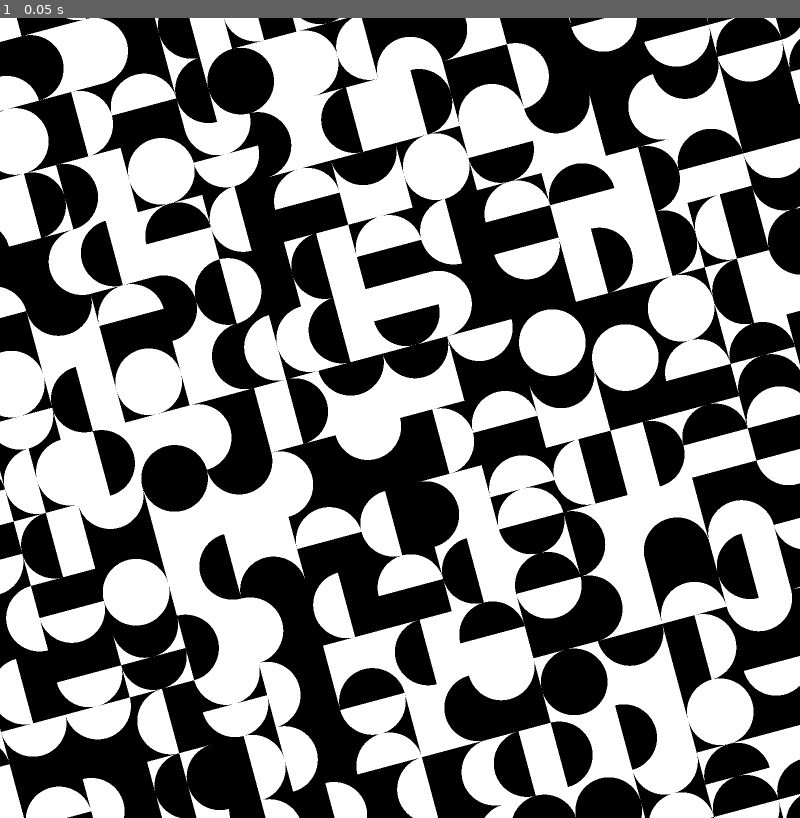
Above: before the commit, frame 1.
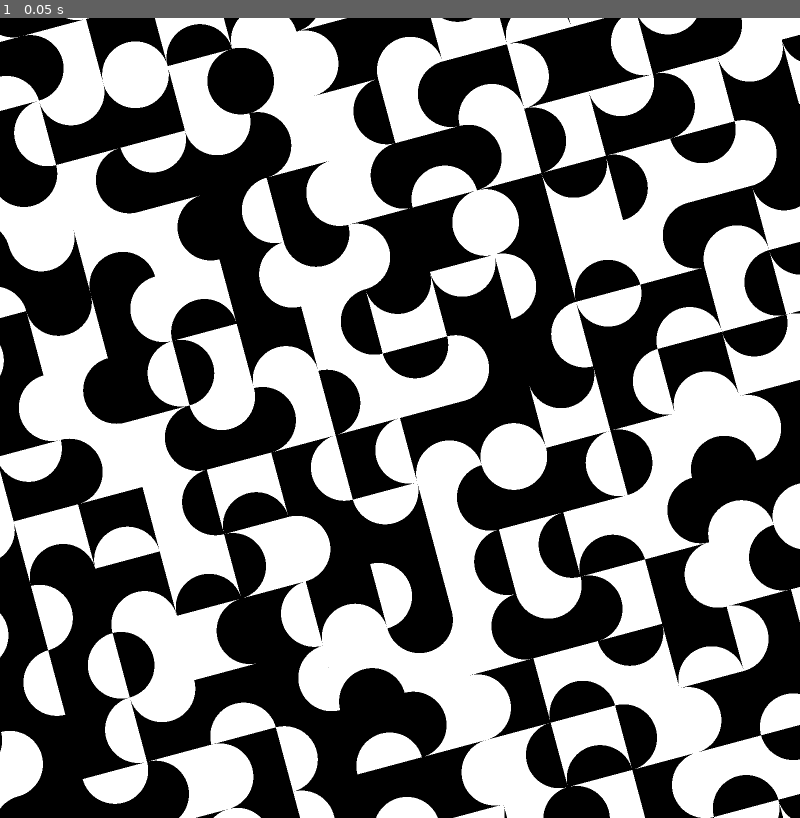
Above: after the commit, the same moment.

Repository: rio-raimundo/Sykora-painting-recreation
Game: Godot game, scene res://scenes/main.tscn
Two runs of this game, one before a commit and one after it. Both use one fixed random seed, a clock stepped at 60 frames per second and the inputs below.
Inputs:
- Up to frame 1 (0.05 s): no input

The runs differ from the first frame. In frame 1, 52% of the frame differs, in the area x 0-100%, y 0-100%.

Commit message:
To do changed the genertaion to make it more organic!

Diff:
--- a/scripts/grid.gd
+++ b/scripts/grid.gd
@@ -1,3 +1,5 @@
+# TODO HAVE THE PATTERN IDX BE WEIGHTED BY NEARBY TILES - 'sticky'
+
 extends Node2D
 
 class Point:
@@ -15,13 +17,6 @@
 	func _init(is_vertical: bool, is_white: bool):
 		self.is_vertical = is_vertical
 		self.is_white = is_white
-
-class SemicircleAttributes:
-	var is_flipped: bool  # whether the semicircle is rotated 180 degrees
-	var is_white: bool
-
-	func _init(is_flipped: bool, is_white: bool):
-		self.is_flipped = is_flipped
 
 # Declare variables
 const N_CELLS: int = 12
@@ -35,10 +30,10 @@
 
 # Probabilities
 const PROB_WHITE_SQUARE = 0.5
-const PROB_WHITE_SEMICIRCLE = 0.5
 const PROB_SEMICIRCLE = 0.5
-const PROB_SEMICIRCLE_FLIPPED = 0.5
 const PROB_VERTICAL = 0.5
+# Single edge, double stacked, circle, two facing inwards
+const SEMICIRCLE_PATTERN_PROBABILITIES = [0.1, 0.3, 0.3, 0.3]
 
 # Initialise variables
 var win_dim
@@ -62,22 +57,6 @@
 			var is_white = randf() < PROB_WHITE_SQUARE
 			grid_squares[x].append(GridSquareAttributes.new(is_vertical, is_white))
 
-	# Define our semicircles as a nested grid - each row and column can have up to two semicircles
-	# Probability of there being a semicircle depends on the PROB_SEMICIRCLE variable
-	# 0 for black, 1 for white, null for none
-	for x in range(N_DRAWN_CELLS):
-		semicircles.append([])
-		for y in range(N_DRAWN_CELLS):
-			semicircles[x].append([])
-
-			for z in range(2):
-				var is_semicircle = randf() < PROB_SEMICIRCLE
-				if !is_semicircle: semicircles[x][y].append(null)
-
-				var orientation = randf() < PROB_SEMICIRCLE_FLIPPED
-				var color = randf() < PROB_WHITE_SEMICIRCLE
-				semicircles[x][y].append(SemicircleAttributes.new(orientation, color))
-
 	queue_redraw()
 
 func _draw():
@@ -100,38 +79,34 @@
 
 			# Define grid square attributes and draw it
 			var grid_color = to_color(g.is_white)
-			draw_rotated_rect(origin, Vector2(cell_length, cell_length), grid_color, WORLD_ROTATION, centre_point)
-
-	# Draw all semicircles over the top
-	for x in range(N_DRAWN_CELLS):
-		for y in range(N_DRAWN_CELLS):
-			var g = grid_squares[x][y]
-			var origin = Vector2((x-EXTRA_DRAWN/2)*cell_length, (y-EXTRA_DRAWN/2)*cell_length)
-
-			# Define semicircle attributes and draw them
-			var base_rotation = to_grid_orientation(g.is_vertical)
-			for z in range(2):
-				var sc = semicircles[x][y][z]
-				if sc == null: continue
-
-				# If vertical, assign the offset
-				var active_offset = 0.25 + (0.5*z)
-				var centre_offset
-				if g.is_vertical == false: centre_offset = Vector2(0.5*cell_length, active_offset*cell_length)  # horizontal offset
-				else: centre_offset = Vector2(active_offset*cell_length, 0.5*cell_length)  # vertical offset
-
-				var centre = origin + centre_offset
-				var sc_color = to_color(!g.is_white)
-				var sc_orientation = base_rotation + to_sc_orientation(sc.is_flipped)
-
-				var sc_points = semicircle_points(centre, cell_length/2, sc_orientation)
-				sc_points = to_world(sc_points)
-				print(sc_points)
-				draw_polygon(sc_points, [sc_color])
-
+			draw_polygon(
+				to_world(gen_square_points(origin, Vector2(cell_length, cell_length))),
+				[grid_color]
+			)
+
+			# For each grid, we pick one of the semicircle patterns to draw over the top
+
+			# TODO Figure out this generation
+			var pattern_idx = weighted_random(SEMICIRCLE_PATTERN_PROBABILITIES)
+			draw_semicircle_pattern(origin + Vector2(cell_length/2, cell_length/2), pattern_idx, to_color(!g.is_white))
 
 
 # Helper functions
+static func sum(array):
+	var x = 0.0
+	for element in array: x += element
+	return x
+
+func weighted_random(probabilities: Array):
+	# Treat the sum of the probabilities as an upper bound and check where we got
+	var rnd_guess = int(randf() * sum(probabilities))
+	print(rnd_guess)
+
+	for i in range(len(probabilities)):
+		if rnd_guess < probabilities[i]: return i
+		rnd_guess -= probabilities[i]
+
+
 func grid_idx(x: int, y: int):
 	var out = y*N_CELLS + x
 	return out
@@ -156,6 +131,39 @@
 	for i in range(len(points)):
 		points[i] = rotate_by(points[i], WORLD_ROTATION, centre_point)
 	return points
+
+""" Works by drawing one of the two semicircle patterns. """
+func draw_semicircle_pattern(
+	centre: Vector2, 	# centre of the square
+	pattern_idx: int,   # which of the four legal patterns to draw
+	color: Color
+):
+	# Assign the rotations
+	var sc_centres
+	var sc_rotations
+	if pattern_idx == 0:
+		sc_centres = [centre + Vector2(0, 0.25*cell_length)]
+		sc_rotations = [0]
+	elif pattern_idx == 1:
+		sc_centres = [centre - Vector2(0, 0.25*cell_length), centre + Vector2(0, 0.25*cell_length)]
+		sc_rotations = [0, 0]
+	elif pattern_idx == 1:
+		sc_centres = [centre - Vector2(0, 0.25*cell_length), centre + Vector2(0, 0.25*cell_length)]
+		sc_rotations = [0, PI]
+	elif pattern_idx == 1:
+		sc_centres = [centre - Vector2(0, 0.25*cell_length), centre + Vector2(0, 0.25*cell_length)]
+		sc_rotations = [PI, 0]
+
+	# Choose the global rotation to apply - each of the four options has 25% chance for now
+	var base_rotation = int(randf()*4) * PI/2
+
+	for sc_idx in range(len(sc_centres)):
+		var sc_points = gen_semicircle_points(sc_centres[sc_idx], cell_length/2, sc_rotations[sc_idx])
+
+		# Rotate around the centre of the SQUARE by the base rotation
+		for idx in range(len(sc_points)): sc_points[idx] = rotate_by(sc_points[idx], base_rotation, centre)
+
+		draw_polygon(to_world(sc_points), [color])
 
 
 """
@@ -166,7 +174,7 @@
 @param color: Color, fill color
 @param orientation: float (radians, default 0), rotation of the semicircle around its center
 """
-func semicircle_points(
+func gen_semicircle_points(
 	centre: Vector2,
 	radius: float,
 	orientation: float = 0
@@ -185,13 +193,19 @@
 
 	return points
 
-func draw_rotated_rect(origin: Vector2, size: Vector2, color: Color, angle: float, centre: Vector2):
-	var corners = [
+func gen_square_points(
+	origin: Vector2,
+	dimensions: Vector2,
+	angle: float = 0
+):
+	var points = [
 		origin,
-		origin + Vector2(size.x, 0),
-		origin + size,
-		origin + Vector2(0, size.y)
+		origin + Vector2(dimensions.x, 0),
+		origin + dimensions,
+		origin + Vector2(0, dimensions.y)
 	]
-	for i in range(corners.size()):
-		corners[i] = rotate_by(corners[i], angle, centre)
-	draw_polygon(corners, [color])
+
+	# Rotate the points
+	for idx in range(4): points[idx] = rotate_by(points[idx], angle, origin + dimensions/2)
+
+	return points
